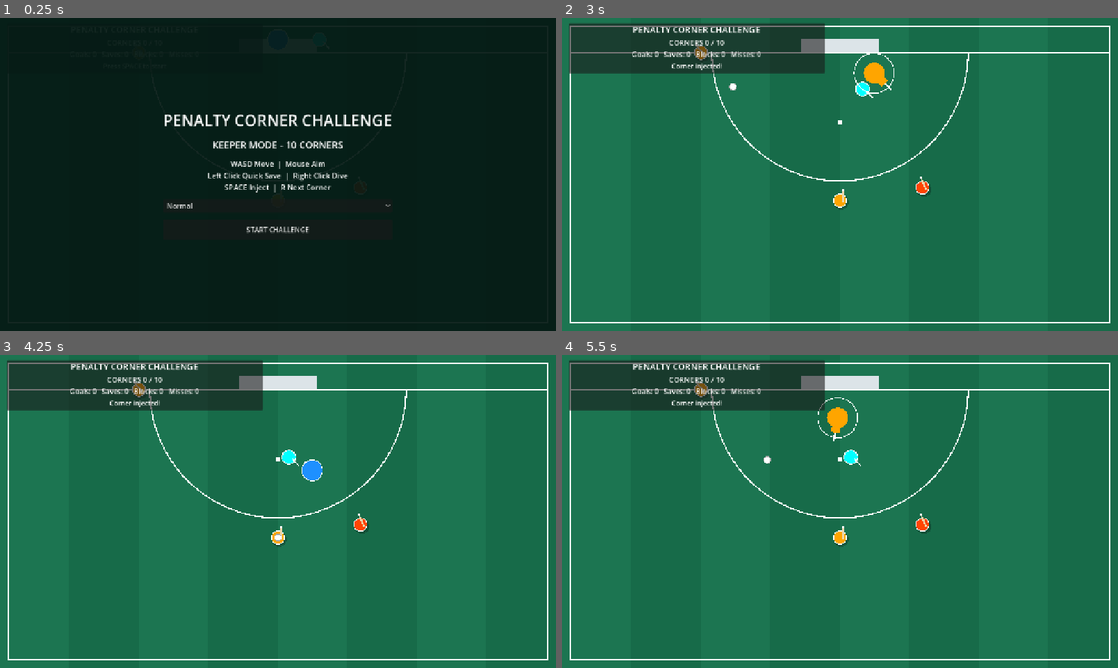
Above: before the commit, frames 1-4 (two rows, left to right).
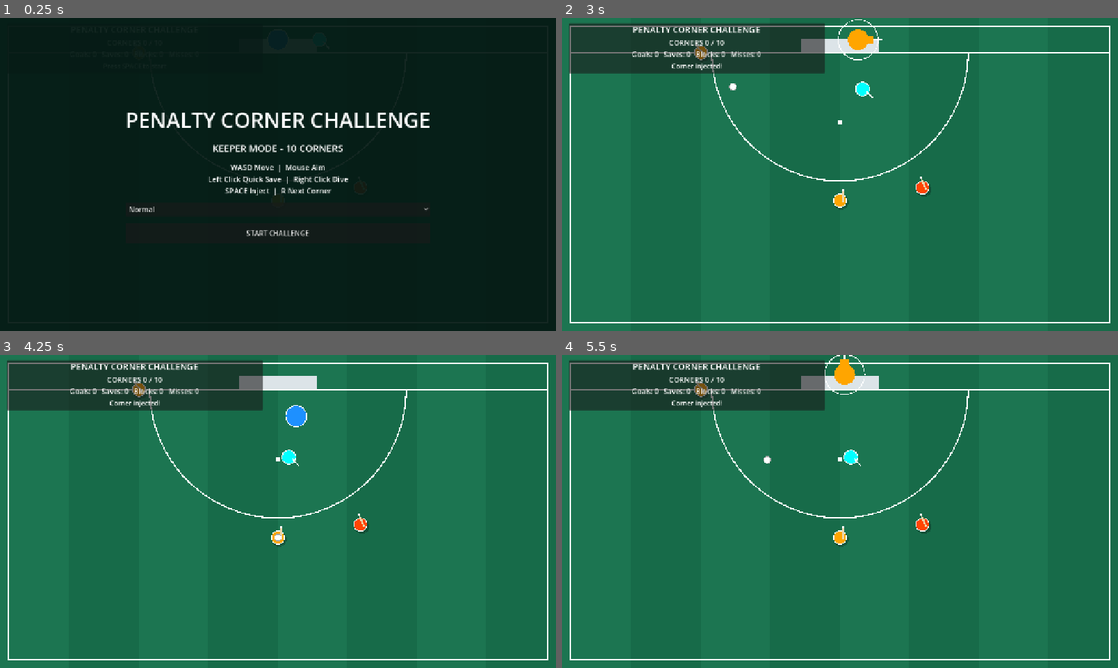
Above: after the commit, the same moments.

Repository: affarf/penalty-corner-challenge
Game: Godot game, scene res://main.tscn
Two runs of this game, one before a commit and one after it. Both use one fixed random seed, a clock stepped at 60 frames per second and the inputs below.
Inputs (mouse positions are in pixels of both pictures, inside the frame that each line leads up to):
- Up to frame 1 (0.25 s): no input
- Up to frame 2 (3 s): click "Normal" at 0.5 s; click "Normal" at 1.25 s; click "START CHALLENGE" at 2 s; tap Space at 2.75 s; move the mouse to (962, 158) at 2.77 s; hold D (move_right) from 2.78 s (still down); hold Right mouse button (dive) from 2.78 s (still down)
- Up to frame 3 (4.25 s): tap Space at 3.02, 3.5, 3.77 s; move the mouse to (166, 527) at 3.52 s; release D (move_right) at 3.53 s; release Right mouse button (dive) at 3.53 s; hold S (move_down) from 3.53 s (still down); right-click (166, 527) at 3.6 s
- Up to frame 4 (5.5 s): move the mouse to (895, 442) at 4.27 s; release S (move_down) at 4.28 s; hold D (move_right) 4.28-5.03 s; hold Right mouse button (dive) 4.28-5.03 s; tap R at 4.35 s; tap Space at 5, 5.27 s; move the mouse to (812, 574) at 5.02 s; hold W (move_up) from 5.03 s (still down); tap 1 at 5.1 s; right-click (812, 574) at 5.3 s

The runs differ from the first frame. In frame 1, 3.5% of the frame differs, in the area x 22-78%, y 30-70%; in frame 2, 0.6%; in frame 3, 0.4%; in frame 4, 0.6%.

Commit message:
fix the screen size and new dive goalkeeper control

Diff:
--- a/goalkeeper.gd
+++ b/goalkeeper.gd
@@ -4,8 +4,8 @@
 signal save_attempted(kind: String)
 
 @export var speed: float = 320.0
-@export var dive_speed: float = 550.0
-@export var max_dive_distance: float = 110.0
+@export var dive_speed: float = 220.0
+@export var max_dive_distance: float = 42.0
 
 const FIELD_MIN := Vector2(45, 45)
 const FIELD_MAX := Vector2(1235, 675)
@@ -34,6 +34,7 @@
 var dive_start_position := Vector2.ZERO
 var dive_target := Vector2.ZERO
 var save_direction := Vector2.UP
+var last_move_direction: Vector2 = Vector2.LEFT
 
 
 
@@ -58,15 +59,15 @@
 
 
 
+
 		State.DIVING:
-			var remaining := global_position.distance_to(
-				dive_target
-			)
+			var remaining: float = \
+				global_position.distance_to(dive_target)
 
 			if remaining > 1.0:
-				velocity = dive_direction * min(
+				velocity = dive_direction * minf(
 					dive_speed,
-					remaining / delta
+					remaining / maxf(delta, 0.0001)
 				)
 				move_and_slide()
 			else:
@@ -74,8 +75,9 @@
 
 			state_timer -= delta
 
-			if state_timer <= 0.0 or remaining <= 1.0:
+			if state_timer <= 0.0:
 				start_recovery(DIVE_RECOVERY)
+
 
 
 		State.RECOVERING:
@@ -115,6 +117,10 @@
         "move_down"
 	)
 
+	if direction.length() > 0.01:
+		last_move_direction = direction.normalized()
+
+
 	velocity = direction * speed
 	move_and_slide()
 
@@ -138,16 +144,21 @@
 
 
 
+
 func start_dive() -> void:
-	var mouse_direction := (
-		get_global_mouse_position() - global_position
-	).normalized()
-
-	if mouse_direction.length() < 0.01:
-		return
-
-	dive_direction = mouse_direction
-	save_direction = mouse_direction
+	var direction: Vector2 = Input.get_vector(
+		"move_left",
+		"move_right",
+		"move_up",
+        "move_down"
+	)
+
+	if direction.length() < 0.01:
+		direction = last_move_direction
+
+	dive_direction = direction.normalized()
+	save_direction = dive_direction
+
 	dive_start_position = global_position
 
 	dive_target = (
@@ -157,9 +168,11 @@
 
 	state = State.DIVING
 	state_timer = DIVE_DURATION
+	velocity = Vector2.ZERO
 
 	save_attempted.emit("dive")
-	print("Short dive!")
+	print("Diving!")
+
 
 
 
@@ -167,7 +180,6 @@
 	state = State.RECOVERING
 	state_timer = duration
 	recovery_duration = duration
-
 
 func can_save() -> bool:
 	return state == State.QUICK_SAVE \
@@ -194,6 +206,7 @@
 	dive_target = global_position
 	save_direction = Vector2.UP
 	corner_released = false
+	last_move_direction = Vector2.LEFT
 
 
 func _draw() -> void:
@@ -252,27 +265,47 @@
 
 
 
+
 func can_block_ball(ball_position: Vector2) -> bool:
 	if not can_save():
 		return false
 
-	var to_ball := ball_position - global_position
-	var distance := to_ball.length()
-
-	if distance > get_save_reach() + 8.0:
-		return false
-
-	# Very close balls can be blocked in either direction.
-	if distance < 18.0:
-		return true
-
-	var ball_direction := to_ball.normalized()
-
-	# A positive dot product means the ball is
-	# generally in front of the chosen save direction.
-	var alignment := save_direction.dot(ball_direction)
-
-	return alignment >= 0.35
+	var to_ball: Vector2 = (
+		ball_position - global_position
+	)
+
+	var distance: float = to_ball.length()
+
+	if state == State.QUICK_SAVE:
+		if distance > 42.0:
+			return false
+
+		if distance < 18.0:
+			return true
+
+		return save_direction.dot(
+			to_ball.normalized()
+		) >= 0.35
+
+	if state == State.DIVING:
+		# Length along the diving direction.
+		var forward: float = to_ball.dot(
+			dive_direction
+		)
+
+		# Width perpendicular to dive direction.
+		var sideways: float = absf(
+			to_ball.cross(dive_direction)
+		)
+
+		return (
+			forward >= -12.0
+			and forward <= 65.0
+			and sideways <= 22.0
+		)
+
+	return false
+
 
 
 
--- a/hud.gd
+++ b/hud.gd
@@ -36,6 +36,7 @@
 	menu_overlay.visible = true
 	results_overlay.visible = false
 	update_scoreboard()
+
 
 
 func make_label(
@@ -44,12 +45,12 @@
 ) -> Label:
 	var label := Label.new()
 	label.text = value
-	label.horizontal_alignment = \
-		HORIZONTAL_ALIGNMENT_CENTER
+	label.horizontal_alignment = HORIZONTAL_ALIGNMENT_CENTER
 	label.add_theme_font_size_override(
 		"font_size", font_size
 	)
 	return label
+
 
 
 func make_button(
@@ -121,7 +122,7 @@
 	var column := make_centered_column(menu_overlay)
 
 	column.add_child(
-		make_label("PENALTY CORNER CHALLENGE", 36)
+		make_label("PENALTY CORNER CHALLENGE",48)
 	)
 
 	column.add_child(
@@ -149,22 +150,32 @@
 	)
 
 
+
 func build_results() -> void:
 	results_overlay = make_overlay()
-	var column := make_centered_column(
-		results_overlay
-	)
-
-	column.add_child(
-		make_label("CHALLENGE COMPLETE!", 34)
-	)
-
-	results_label = make_label("", 21)
+	var column := make_centered_column(results_overlay)
+
+	column.add_child(
+		make_label("CHALLENGE COMPLETE!", 52)
+	)
+
+	column.add_spacer(false)
+
+	results_label = make_label("", 30)
 	column.add_child(results_label)
 
-	column.add_child(
-		make_button("PLAY AGAIN", restart_session)
-	)
+	var play_again := make_button(
+		"PLAY AGAIN",
+		restart_session
+	)
+
+	play_again.custom_minimum_size = Vector2(360, 70)
+	play_again.add_theme_font_size_override(
+		"font_size", 26
+	)
+
+	column.add_child(play_again)
+
 
 
 func start_session() -> void:
